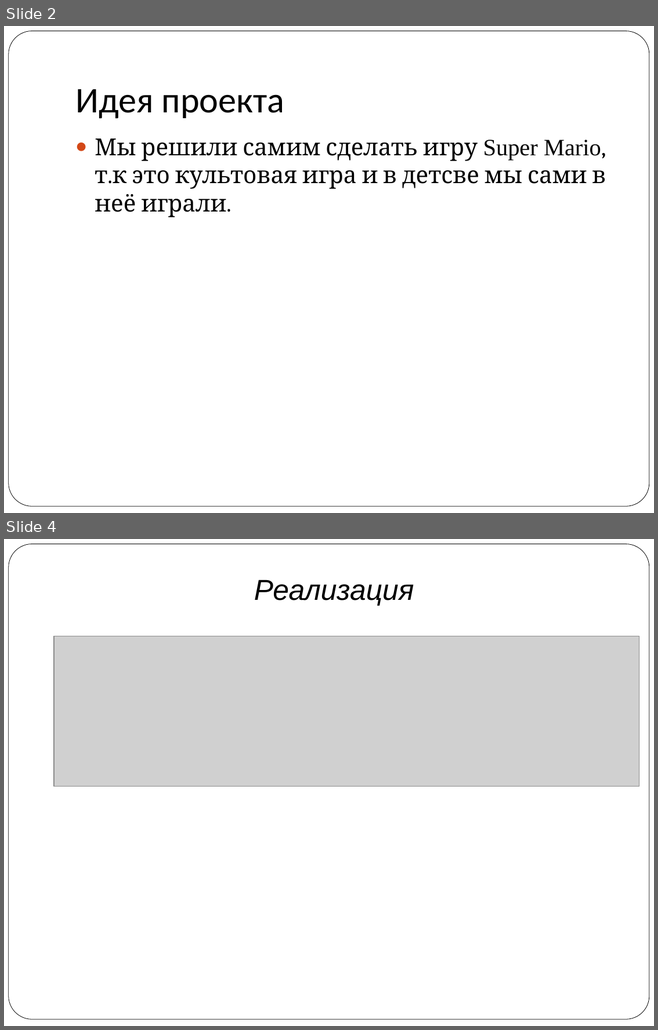
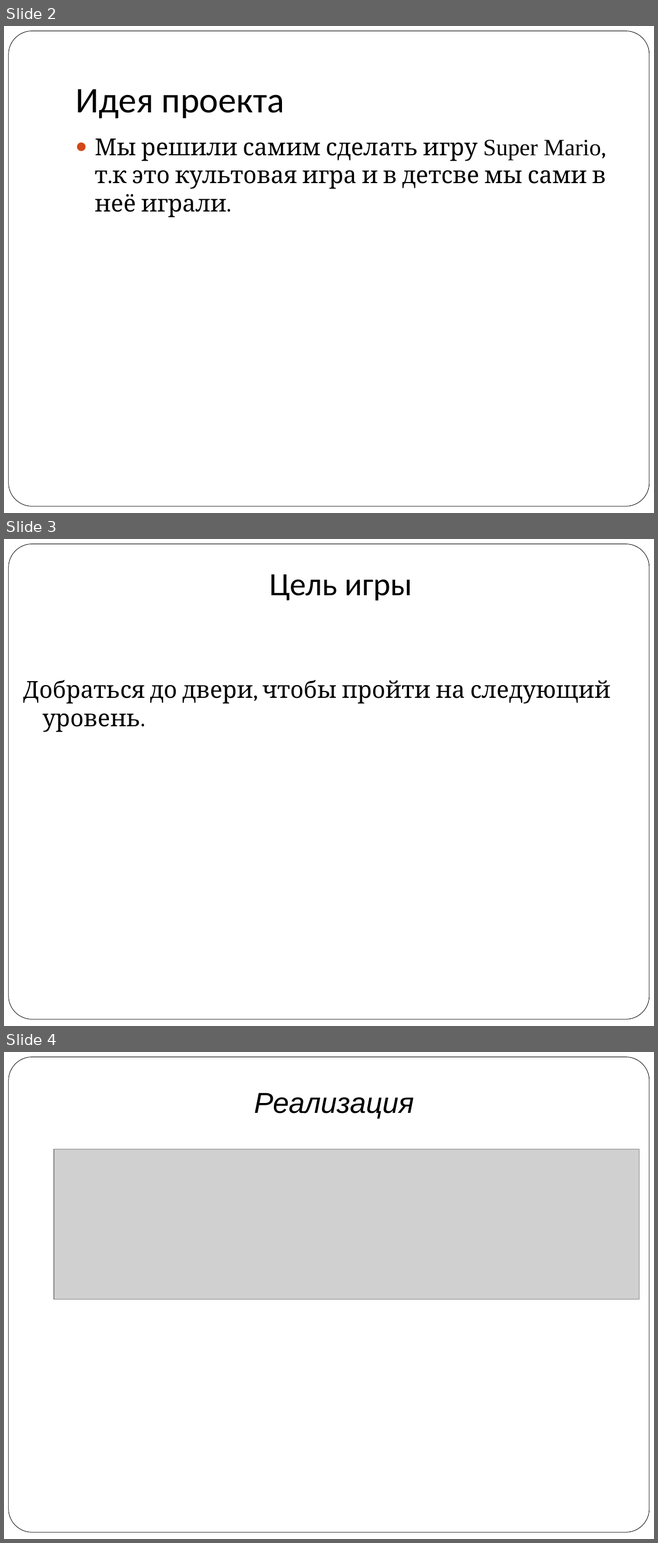
Before and after one commit to vitaly06/SuperMario, a slide deck: piton.ppt. Shown one above the other, each under a label of ours: slides 2 and 4 before the commit, slides 2, 3 and 4 after it; the slides between them are not shown. The pictures are 658x1030 and 658x1543 pixels, drawn with LibreOffice and Linux fonts; fonts in the diff are those of the drawing; grey boxes stand for pictures. Boxes give left, top, right and bottom in pixels: in the first picture for what was removed or moved away, otherwise in the second. Text is boxed around its words. In the diff, an @@ line names an element or a change of style, - is before the commit and + after.

```diff
--- a/piton.ppt
+++ b/piton.ppt
@@ slide 3 added at bbox=[4, 539, 654, 1026], background #FFFFFF; not listed: 1 template element that a slide beside it also shows @@
@@ title added at bbox=[269, 574, 412, 600], 36 pt, text #000000 @@
+Цель игры
@@ text added at bbox=[23, 680, 610, 732], 26 pt, text #000000 @@
+Добраться до двери, чтобы пройти на следующий уровень.
```
Also in this commit, not shown: 4 slides changed, 3 other slides added, 1 slide removed.
